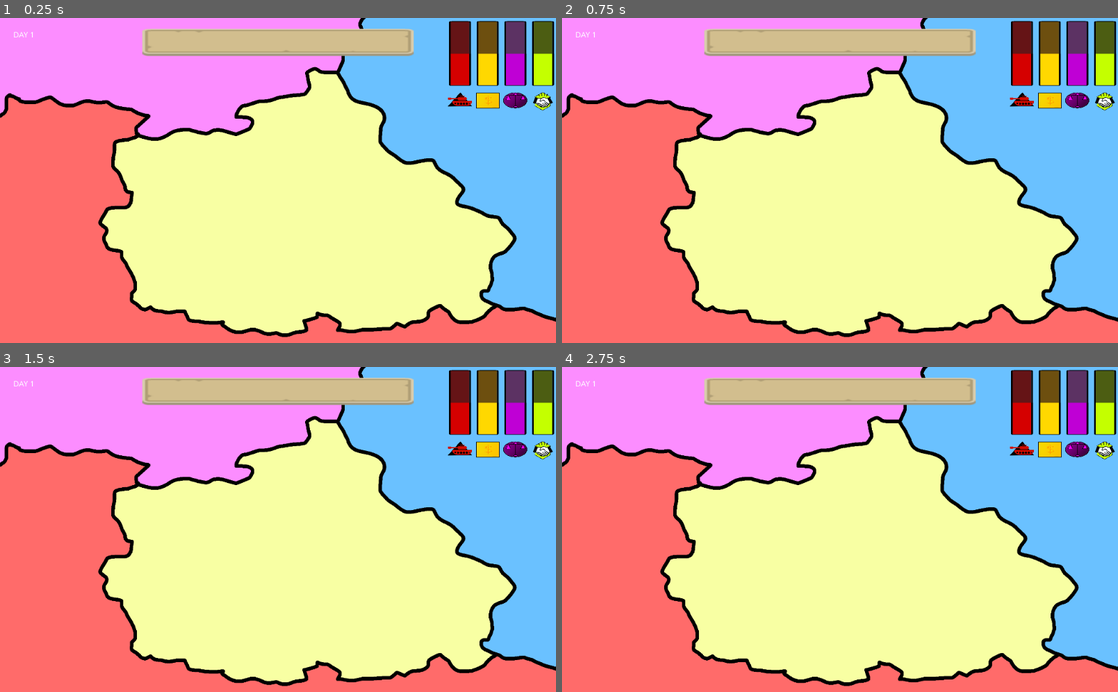
Above: before the commit, frames 1-4 (two rows, left to right).
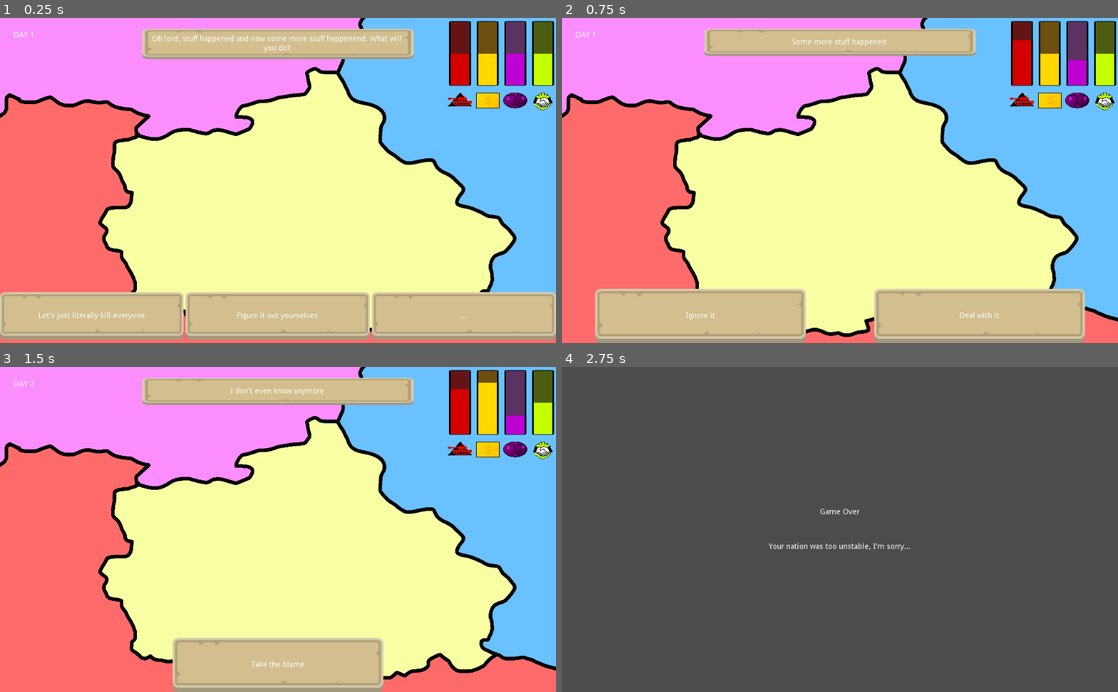
Above: after the commit, the same moments.

Repository: dsg-jam/LD49
Game: Godot game, scene res://scenes/overview.tscn
Same seed, same stepped clock (60 frames per second), same inputs: the game is played once before the commit and once after it.
Inputs (mouse positions are in pixels of both pictures, inside the frame that each line leads up to):
- Up to frame 1 (0.25 s): no input
- Up to frame 2 (0.75 s): click (656, 317) at 0.5 s, where only the run after the commit has a clickable "Let's just literally kill eve…"
- Up to frame 3 (1.5 s): click (139, 666) at 1.25 s, where only the run after the commit has a clickable "Ignore it"
- Up to frame 4 (2.75 s): click (840, 666) at 2 s, where only the run after the commit has a clickable "Take the blame"

The runs differ from the first frame. In frame 1, 16% of the frame differs, in the area x 0-100%, y 5-100%; in frame 2, 13%; in frame 3, 7.0%; in frame 4, 100%, in the area x 0-100%, y 0-100%.
Error before the commit: Invalid get index 'EVENT_ORDER' (on base: 'Node (database.gd)'). (res://scripts/manager.gd:67)
Error after the commit: Assertion failed: ran out of days (res://scripts/manager.gd:66)

Commit message:
day progression

Diff:
--- a/scripts/db/days.gd
+++ b/scripts/db/days.gd
@@ -1,8 +1,14 @@
 const DAY1_RAW := {
-	"decisions": [1, 2, 3],
+	"decisions": [1, 2],
+	"eod_events": [],
+}
+
+const DAY2_RAW := {
+	"decisions": [3],
 	"eod_events": [],
 }
 
 const RAW := [
-	DAY1_RAW
+	DAY1_RAW,
+	DAY2_RAW,
 ]
--- a/scripts/db/decisions.gd
+++ b/scripts/db/decisions.gd
@@ -7,20 +7,20 @@
 		"id": "kill",
 		"consequences": {
 			"military": 20,
-			"stability": -10
-		}
+			"stability": -10,
+		},
 	}, {
 		"text": "Figure it out yourselves",
 		"consequences": {
 			"military": -20,
-			"stability": 10
-		}
+			"stability": 10,
+		},
 	}, {
 		"text": "...",
 		"consequences": {
-			"money": 5
-		}
-	}]
+			"money": 5,
+		},
+	}],
 }, {
 	"gid": 2,
 	"name": "The second test",
@@ -30,13 +30,13 @@
 		"consequences": {
 			"stability": -10,
 			"money": 30,
-		}
+		},
 	}, {
 		"text": "Deal with it",
 		"consequences": {
-			"diplomacy": 20
-		}
-	}]
+			"diplomacy": 20,
+		},
+	}],
 }, {
 	"gid": 3,
 	"name": "The third test",
@@ -44,14 +44,11 @@
 	"requirements": [{
 		"gid": 1,
 		"chosen_option_id": "kill",
-		"min_stats": {
-			"money": 60
-		}
 	}],
 	"options": [{
 		"text": "Take the blame",
 		"consequences": {
-			"stability": -50
-		}
-	}]
+			"stability": -50,
+		},
+	}],
 }]
--- a/scripts/db/eod_events.gd
+++ b/scripts/db/eod_events.gd
@@ -3,6 +3,6 @@
 	"name": "The third test",
 	"description": "I don't even know anymore",
 	"consequences": {
-		"stability": 5
-	}
+		"stability": 5,
+	},
 }]
--- a/scripts/events/database.gd
+++ b/scripts/events/database.gd
@@ -19,8 +19,14 @@
 
 	self._verify()
 
-func get_decision_from_gid(gid: int) -> LGameDecision:
-	return self._events[gid] as LGameDecision
+func get_event_from_gid(gid: int) -> LGameEvent:
+	return self._events[gid] as LGameEvent
+
+func get_day(index: int) -> LGameDay:
+	return self._days[index] as LGameDay
+
+func total_days() -> int:
+	return self._days.size()
 
 func _parse_days(data: Array) -> void:
 	for raw in data:
--- a/scripts/events/day.gd
+++ b/scripts/events/day.gd
@@ -5,6 +5,15 @@
 # int[]
 var eod_event_gids: Array
 
+func total_event_count() -> int:
+	return self.decision_gids.size() + self.eod_event_gids.size()
+
+func get_event_gid_from_linear_index(index: int) -> int:
+	var decisions := self.decision_gids.size()
+	if index < decisions:
+		return self.decision_gids[index]
+	return self.eod_event_gids[index - decisions]
+
 func from_dict(data: Dictionary) -> void:
 	self.decision_gids = data["decisions"]
 	self.eod_event_gids = data["eod_events"]
--- a/scripts/manager.gd
+++ b/scripts/manager.gd
@@ -14,9 +14,10 @@
 # LGameEvent[]
 var event_logs := []
 var cause_of_death: String
+
 var _day_index: int
+var _day: LGameDay
 var _event_index: int
-
 
 func change_stat(stat: String, change: int) -> void:
 	stats[stat] += change
@@ -34,8 +35,8 @@
 func create_log(event: LGameEvent) -> void:
 	event_logs.append(event)
 
-func check_requirements(decision: LGameDecision) -> bool:
-	for requirement in decision.requirements:
+func check_requirements(p_event: LGameEvent) -> bool:
+	for requirement in p_event.requirements:
 		var target_event: LGameEvent = null
 		for event in self.event_logs:
 			if event.gid == requirement.gid:
@@ -49,29 +50,50 @@
 	return true
 
 func start_game() -> void:
-	self._day_index = 0
-	emit_signal("day_changed", self._day_index)
-
-	self._event_index = -1
+	self._day_index = -1
 	self.next_round()
 
 func run_event(event: LGameEvent) -> void:
 	event.execute_consequence(self)
 	self.create_log(event)
 
+func _try_next_gid() -> int:
+	# check if we should move to the next day
+	if self._day_index == -1 or self._event_index >= self._day.total_event_count():
+		self._day_index += 1
+		if self._day_index >= EventDatabase.total_days():
+			# TODO end of game
+			assert(false, "ran out of days")
+
+		self._day = EventDatabase.get_day(self._day_index)
+		self._event_index = 0
+	else:
+		self._event_index += 1
+
+	if self._event_index >= self._day.total_event_count():
+		# no more events today, need to advance to next
+		return -1
+
+	var gid = self._day.get_event_gid_from_linear_index(self._event_index)
+	if not self.check_requirements(EventDatabase.get_event_from_gid(gid)):
+		return -1
+	return gid
+
 func next_round() -> void:
 	var gid: int
+	var previous_day_index := self._day_index
 	# find next event gid that has its requirements matched
 	while true:
-		self._event_index += 1
-		if self._event_index >= EventDatabase.EVENT_ORDER.size():
-			# TODO end of game
-			assert(false, "ran out of events")
+		gid = self._try_next_gid()
+		if gid != -1:
+			break
 
-		gid = EventDatabase.EVENT_ORDER[self._event_index]
-		if self.check_requirements(EventDatabase.get_decision_from_gid(gid)):
-			break
-	emit_signal("decision_started", gid)
+	if self._day_index != previous_day_index:
+		emit_signal("day_changed", self._day_index)
+
+	var event := EventDatabase.get_event_from_gid(gid)
+	if event is LGameDecision:
+		emit_signal("decision_started", event)
 
 func finish_decision(decision: LGameDecision) -> void:
 	self.run_event(decision)
--- a/scripts/overview.gd
+++ b/scripts/overview.gd
@@ -11,8 +11,8 @@
 
 	Manager.start_game()
 
-func _on_decision_started(gid: int) -> void:
-	decision.setup_with_gid(gid)
+func _on_decision_started(p_decision: LGameDecision) -> void:
+	decision.setup(p_decision)
 
 func _on_day_changed(day: int) -> void:
 	day_label.text = "DAY %d" % (day + 1)
--- a/scripts/ui/decision.gd
+++ b/scripts/ui/decision.gd
@@ -32,9 +32,6 @@
 
 	self.visible = true
 
-func setup_with_gid(gid: int) -> void:
-	self.setup(EventDatabase.get_decision_from_gid(gid))
-
 func _on_option_pressed(index: int, _option: LGameDecision.Option) -> void:
 	self._decision.chosen_option = index
 	emit_signal("selected", self._decision)
